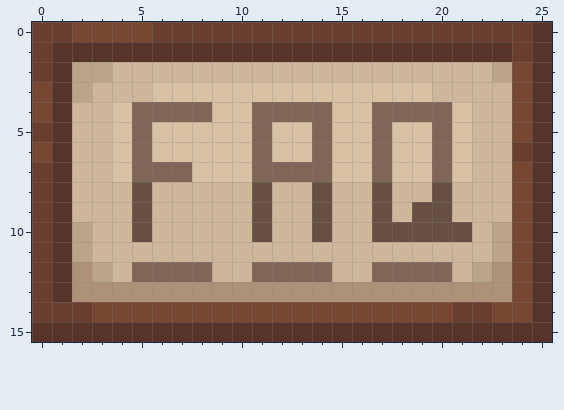
One commit to this pixel-art sprite: FAQ_icon.png. The picture above was drawn from the file before the commit.
The file is 260x160 pixels, drawn in blocks of 10x10; one block is one cell here.
The result:
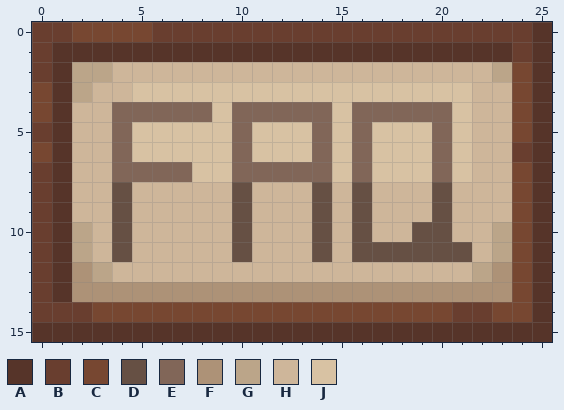
Palette (. is transparent): A #563429  B #693e2f  C #774731  D #665044  E #816658  F #ad9277  G #bba589  H #ceb69a  J #d8c2a3
What changed:
y 3: x 5 H -> J; x 20..21 HH -> JJ
y 4: x 4 J -> E; x 10 J -> E; x 16 J -> E
y 5..6: x 4..5 JE -> EJ; x 10..11 JE -> EJ; x 16..17 JE -> EJ
y 7: x 4 J -> E; x 10 J -> E; x 16..17 JE -> EJ
y 8: x 4..5 HD -> DH; x 10..11 HD -> DH; x 16..17 HD -> DH
y 9: x 4..5 HD -> DH; x 10..11 HD -> DH; x 16..17 HD -> DH; x 19 D -> H
y 10: x 4..5 HD -> DH; x 10..11 HD -> DH; x 16..18 HDD -> DHH; x 21 D -> H
y 11: x 4 H -> D; x 10 H -> D; x 14 H -> D; x 16..21 HHHHHH -> DDDDDD
y 12: x 5..8 EEEE -> HHHH; x 11..14 EEEE -> HHHH; x 17..20 EEEE -> HHHH
